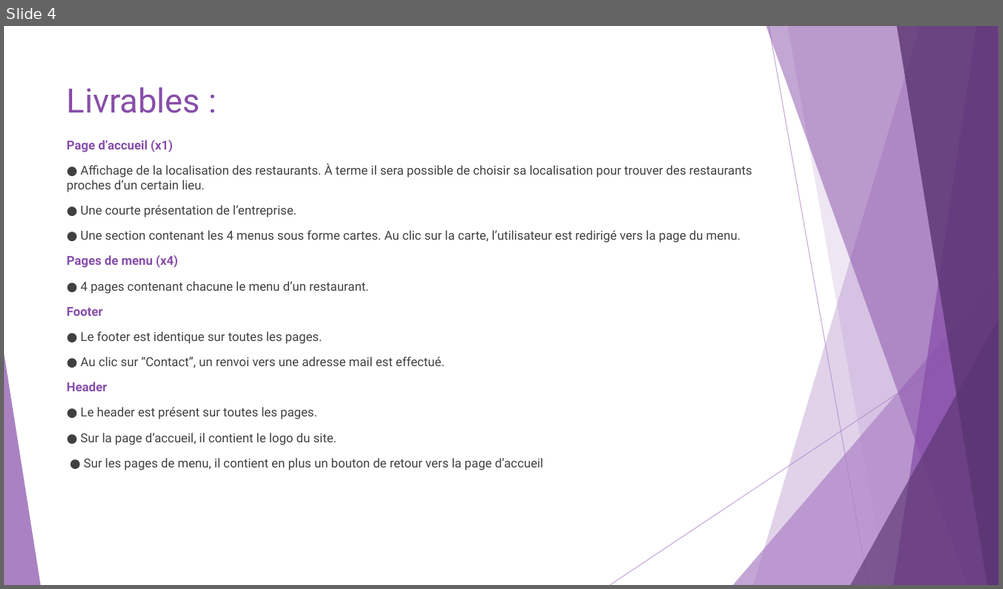
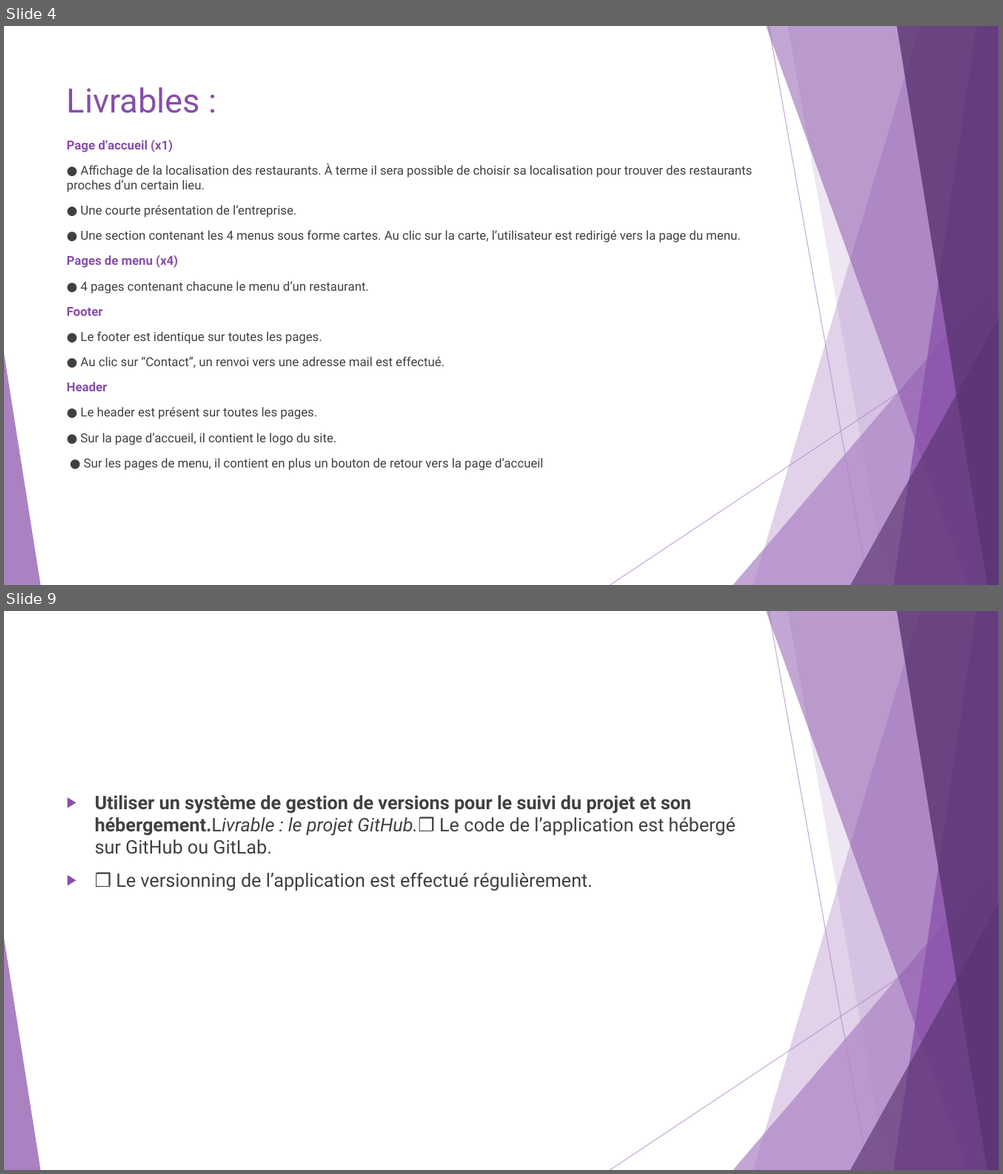
Before and after one commit to vrudy77/Ohmyfood, a slide deck: SUPPORT PROJET N°3.pptx. Shown one above the other, each under a label of ours: slide 4 before the commit, slides 4 and 9 after it; the slides between them are not shown. The pictures are 1003x589 and 1003x1174 pixels, drawn with LibreOffice and Linux fonts; fonts in the diff are those of the drawing. Boxes give left, top, right and bottom in pixels: in the first picture for what was removed or moved away, otherwise in the second. Text is boxed around its words. In the diff, an @@ line names an element or a change of style, - is before the commit and + after.

```diff
--- a/SUPPORT PROJET N°3.pptx
+++ b/SUPPORT PROJET N°3.pptx
@@ slide 9 added at [4,611,999,1170], background #FFFFFF; not listed: 10 template elements that a slide beside it also shows @@
@@ text added at [95,795,735,891], 18 pt, text #404040 @@
+▶ Utiliser un système de gestion de versions pour le suivi du projet et son hébergement.Livrable : le projet GitHub.❒ Le code de l’application est hébergé sur GitHub ou GitLab.
+▶ ❒ Le versionning de l’application est effectué régulièrement.
```
Also in this commit, not shown: 3 slides changed, 4 other slides added, 6 other files.
